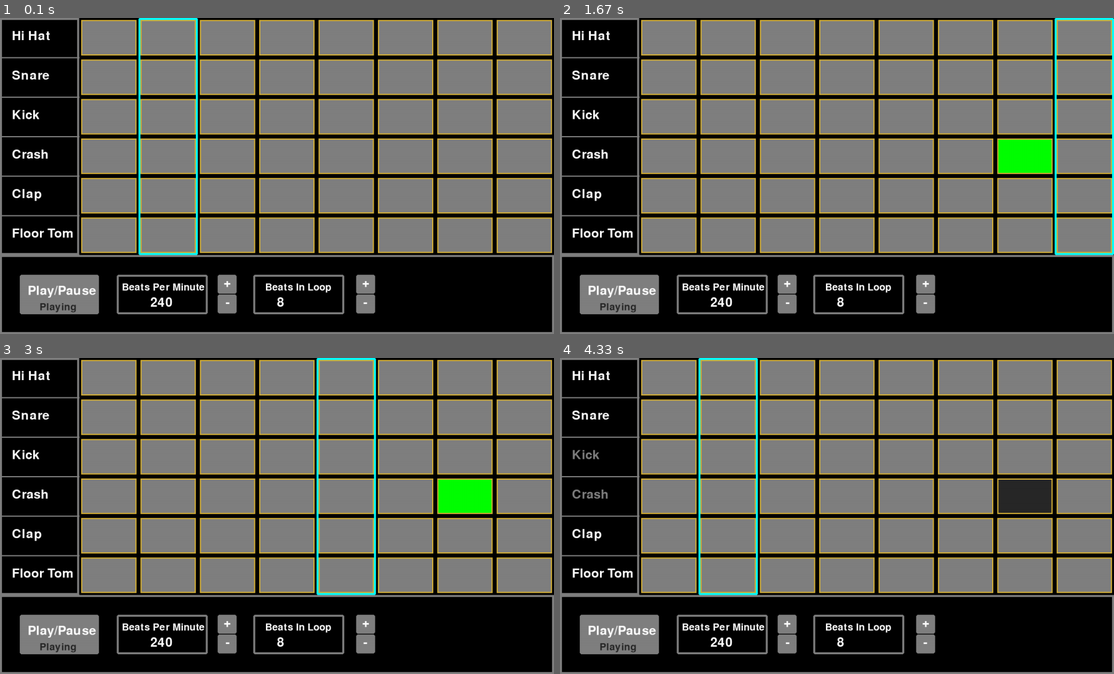
Above: before the commit, frames 1-4 (two rows, left to right).
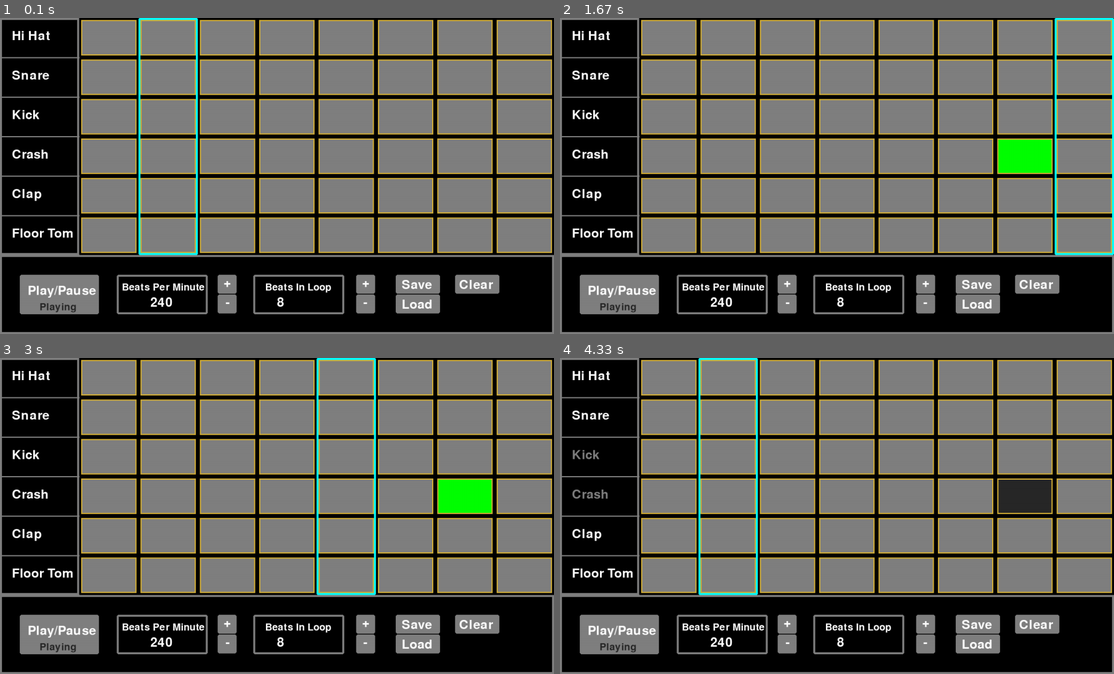
Above: after the commit, the same moments.

Repository: rickfitch/BeatMaster_Pygames
Game: pygame game, started from main.py
Same seed, same stepped clock (60 frames per second), same inputs: the game is played once before the commit and once after it.
Inputs (mouse positions are in pixels of both pictures, inside the frame that each line leads up to):
- Up to frame 1 (0.1 s): no input
- Up to frame 2 (1.67 s): press the mouse at (1025, 157) at 0.37 s; move the mouse to (848, 141) at 0.47 s; release the mouse at (665, 128) at 0.6 s
- Up to frame 3 (3 s): no input
- Up to frame 4 (4.33 s): click (632, 440) at 3.22 s; click (632, 484) at 3.55 s

The runs differ from the first frame. In frame 1, 1.5% of the frame differs, in the area x 71-91%, y 81-94%; in frame 2, 1.5%; in frame 3, 1.5%; in frame 4, 1.5%.

Commit message:
added instrumental channel selection.

Diff:
--- a/main.py
+++ b/main.py
@@ -149,13 +149,22 @@
     beats_sub_rect = pygame.draw.rect(screen, gray, [900, HEIGHT - 100, 48, 48], 0, 5)
     bpm_sub_text = label_font.render("-", True, white)
     screen.blit(bpm_sub_text, (918, HEIGHT - 95))
-
     #instruments stuff
     instrument_rects = []
     for i in range(instruments):
         rect = pygame.rect.Rect((0, i * 100), (200, 100))
         instrument_rects.append(rect)
-
+    #save and load buttons
+    save_button = pygame.draw.rect(screen, gray, [1000, HEIGHT - 150, 112, 48], 0, 5)
+    save_text = label_font.render("Save", True, white)
+    screen.blit(save_text, (1015, HEIGHT - 140))
+    load_button = pygame.draw.rect(screen, gray, [1000, HEIGHT - 100, 112, 48], 0, 5)
+    load_text = label_font.render("Load", True, white)
+    screen.blit(load_text, (1015, HEIGHT - 90))
+    #clear button
+    clear_button = pygame.draw.rect(screen, gray, [1150, HEIGHT - 150, 112, 48], 0, 5)
+    clear_text = label_font.render("Clear", True, white)
+    screen.blit(clear_text, (1160, HEIGHT - 140))
 
     if beat_changed:
         play_notes()
@@ -176,28 +185,29 @@
                     playing = False
                 elif not playing:
                     playing = True
+
             elif bpm_add_rect.collidepoint(event.pos):
                     bpm += 5
-
             elif bpm_sub_rect.collidepoint(event.pos):
                     bpm -= 5
+
             elif beats_add_rect.collidepoint(event.pos):
                     beats += 1
                     for i in range(len(clicked)):
                         clicked[i].append(-1)
-
             elif beats_sub_rect.collidepoint(event.pos):
                     beats -= 1
                     for i in range(len(clicked)):
                         clicked[i].pop(-1)
 
+            elif clear_button.collidepoint(event.pos):
+                clicked = [[-1 for _ in range(beats)] for _ in range(instruments)]
+
             for i in range(len(instrument_rects)):
                 if instrument_rects[i].collidepoint(event.pos):
                     active_list[i] *= -1
 
-
     beat_length = 3600 // bpm
-
     if playing:
         if active_length < beat_length:
             active_length += 1
